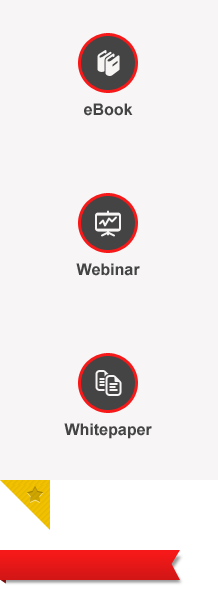
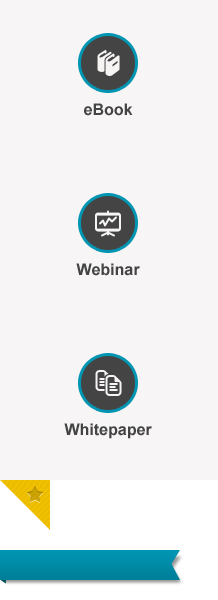
Layers edited between the first and the second w=218, h=600 image:
painted on "ribbon" (2nd of 3, in "faixa" › "ribbon") over (0, 550, 180, 580)
painted on "ribbon" (3rd of 3, in "faixa" › "ribbon") over (0, 579, 6, 584)
